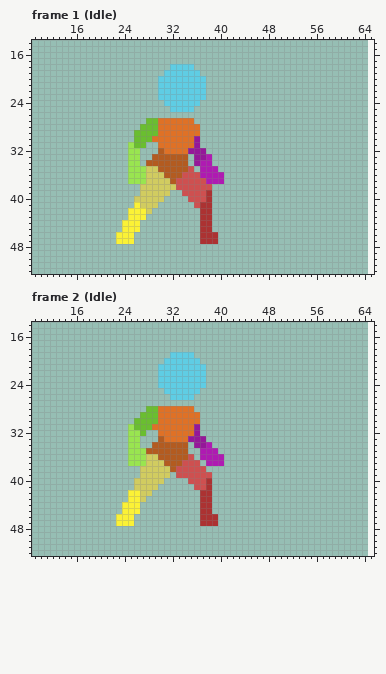
Two states of a pixel-art file, Assets/Art/Characters/Testingsson/Testingsson.aseprite. The picture above was drawn from the file before the commit.
64x64 pixels, 47 frames. Shown: frame 1 (Idle): x 9..65, y 14..52; frame 2 (Idle): x 9..65, y 14..52. The old version is drawn lined up with the new one, on the new canvas. The commit also changed other frames, which this record leaves out.
The result:
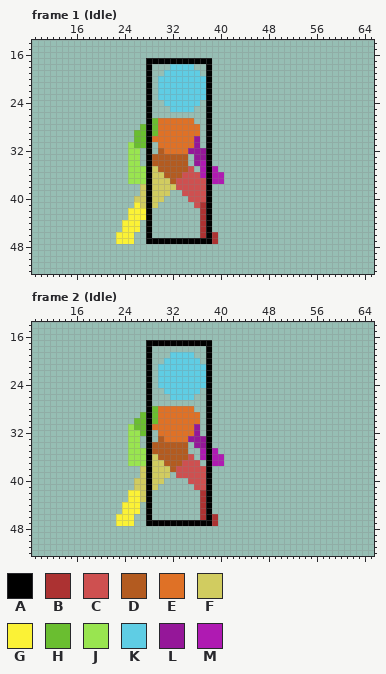
Palette (. is transparent): A #000000  B #ac3232  C #ce5050  D #b35b20  E #df7126  F #d1cc60  G #fbf236  H #6abe30  J #99e550  K #5fcde4  L #951799  M #af1ab2
Changes in this commit:
canvas 64x64 -> 66x64, the old top-left corner now at 1,0
Frame 1 (Idle):
y 17: x 28..38 ........... -> AAAAAAAAAAA
y 18..26: x 28 . -> A; x 38 . -> A
y 27..30: x 28 H -> A; x 38 . -> A
y 31..32: x 28 . -> A; x 38 . -> A
y 33: x 28 . -> A; x 38 M -> A
y 34: x 28 D -> A; x 38 M -> A
y 35..37: x 28 F -> A; x 38 M -> A
y 38: x 28 F -> A; x 38 C -> A
y 39..42: x 28 F -> A; x 38 B -> A
y 43..46: x 28 . -> A; x 38 B -> A
y 47: x 28..38 .........BB -> AAAAAAAAAAA
Frame 2 (Idle):
y 17: x 28..38 ........... -> AAAAAAAAAAA
y 18..27: x 28 . -> A; x 38 . -> A
y 28..31: x 28 H -> A; x 38 . -> A
y 32..33: x 28 . -> A; x 38 . -> A
y 34: x 28 . -> A; x 38 M -> A
y 35: x 28 D -> A; x 38 M -> A
y 36..37: x 28 F -> A; x 38 M -> A
y 38: x 28 F -> A; x 38 . -> A
y 39: x 28 F -> A; x 38 C -> A
y 40..42: x 28 F -> A; x 38 B -> A
y 43..46: x 28 . -> A; x 38 B -> A
y 47: x 28..38 .........BB -> AAAAAAAAAAA
Pixel boxes of the changes (left, top, right, bottom) in both pictures:
changed: (146, 58, 212, 244)
changed: (146, 340, 212, 526)
